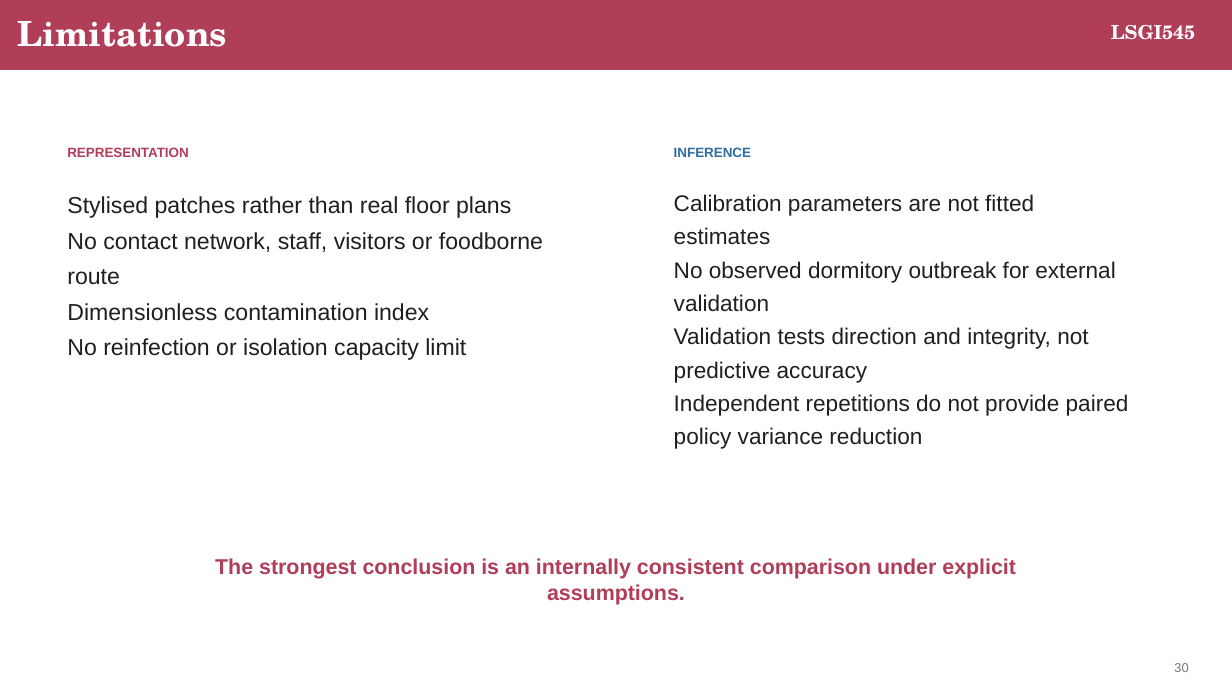
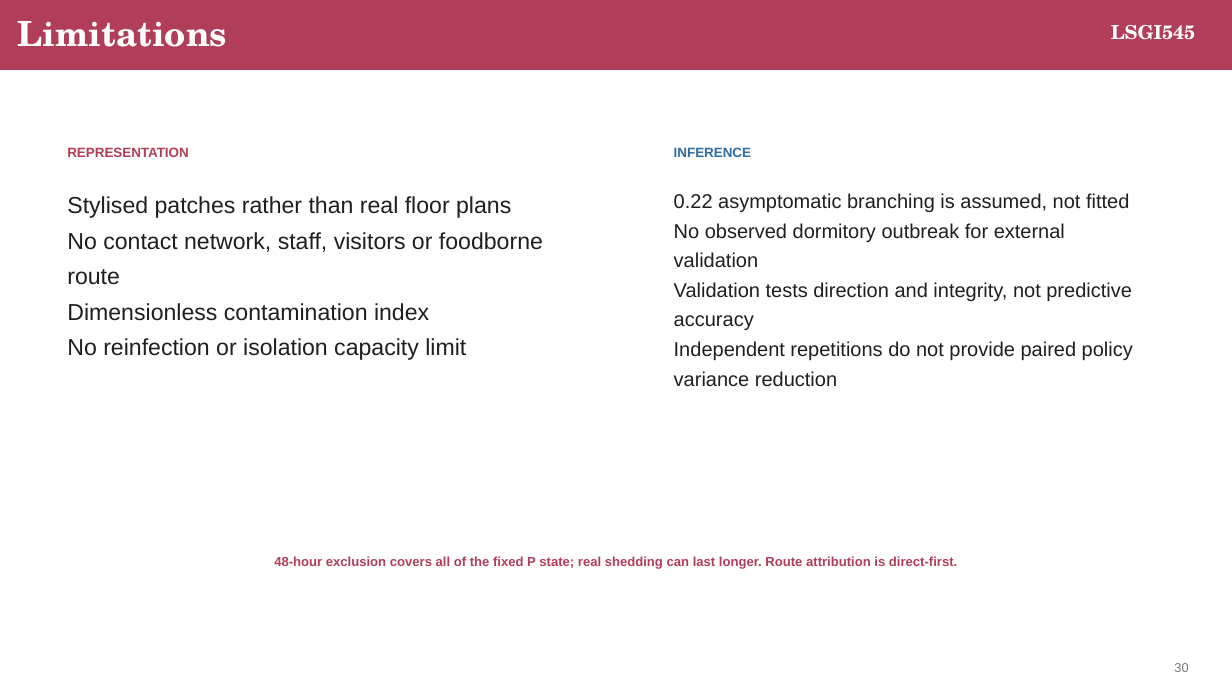
Before and after one commit to LIUXiaolu424/LSGI545-Group26, a slide deck: slide 30 of group_report_presentation/output/Norovirus_Dormitory_ABM_Group_Presentation.pptx. Drawn at 1232x693 pixels with LibreOffice and Linux fonts; fonts in the diff are those of the drawing. Boxes give left, top, right and bottom in pixels: in the first picture for what was removed or moved away, otherwise in the second. Text is boxed around its words. In the diff, an @@ line names an element or a change of style, - is before the commit and + after.

Commit message:
Correct submission references, parameter assumptions and result interpretation

```diff
--- a/group_report_presentation/output/Norovirus_Dormitory_ABM_Group_Presentation.pptx
+++ b/group_report_presentation/output/Norovirus_Dormitory_ABM_Group_Presentation.pptx
@@ text at [674, 193, 1129, 212]: text changed; size 17.6 to 15.7 pt @@
-Calibration parameters are not fitted estimates
+0.22 asymptomatic branching is assumed, not fitted
@@ text at [674, 223, 1133, 387]: size 17.6 to 15.7 pt in "No observed dormitory outbreak for external validation", "Validation tests direction and integrity, not predictive ...", "Independent repetitions do not provide paired policy ..." @@
@@ text at [274, 556, 957, 569]: text changed; size 16.7 to 10.2 pt @@
-The strongest conclusion is an internally consistent comparison under explicit assumptions.
+48-hour exclusion covers all of the fixed P state; real shedding can last longer. Route attribution is direct-first.
```
Also in this commit, not shown: 18 other slides changed, 7 other files.
